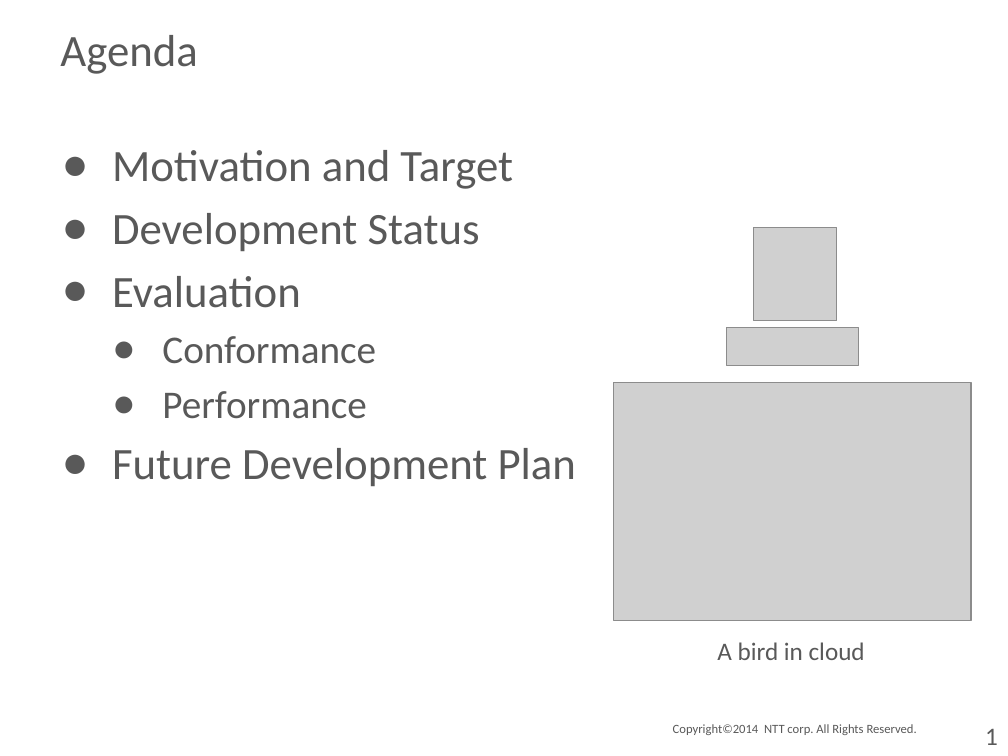
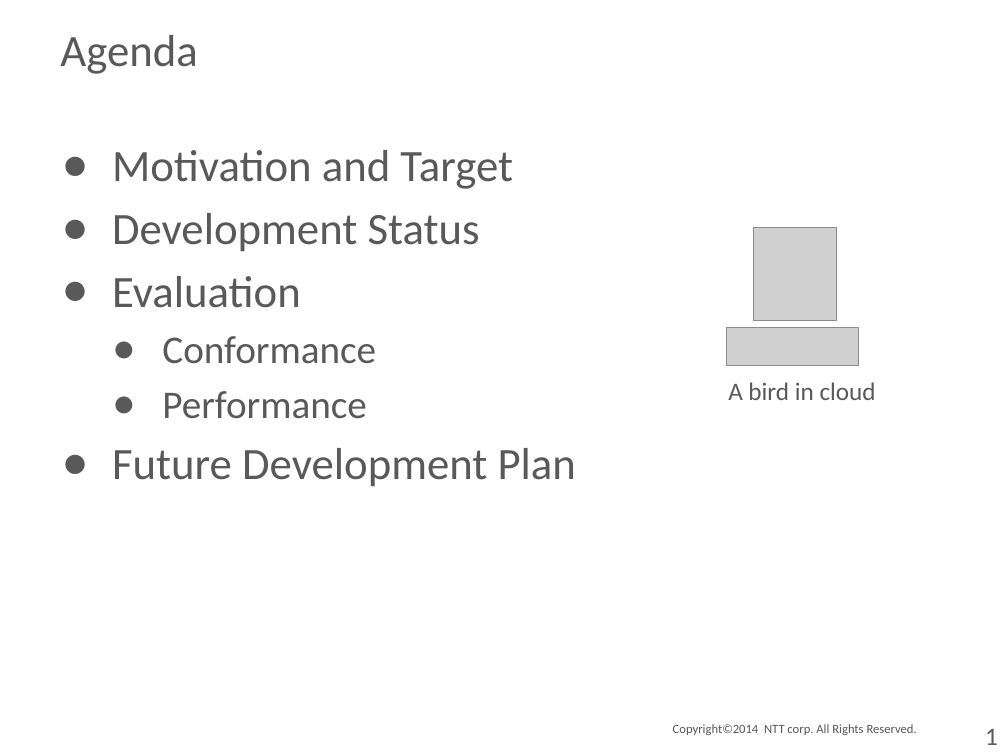
Before and after one commit to lagopus/lagopus.github.io, a slide deck: slide 2 of presentation/iPOP2014.pptx. Drawn at 1008x756 pixels with LibreOffice and Linux fonts; fonts in the diff are those of the drawing; grey boxes stand for pictures; background and template pictures are left out. Boxes give left, top, right and bottom in pixels: in the first picture for what was removed or moved away, otherwise in the second. Text is boxed around its words. In the diff, an @@ line names an element or a change of style, - is before the commit and + after.

Commit message:
Modified image of iPOP2014 slide.

```diff
--- a/presentation/iPOP2014.pptx
+++ b/presentation/iPOP2014.pptx
@@ picture removed at (614, 382, 971, 620) @@
@@ text "A bird in cloud": place and size @@
-text "A bird in cloud" at (717, 642, 865, 660)
+text "A bird in cloud" at (728, 382, 876, 400)
```
